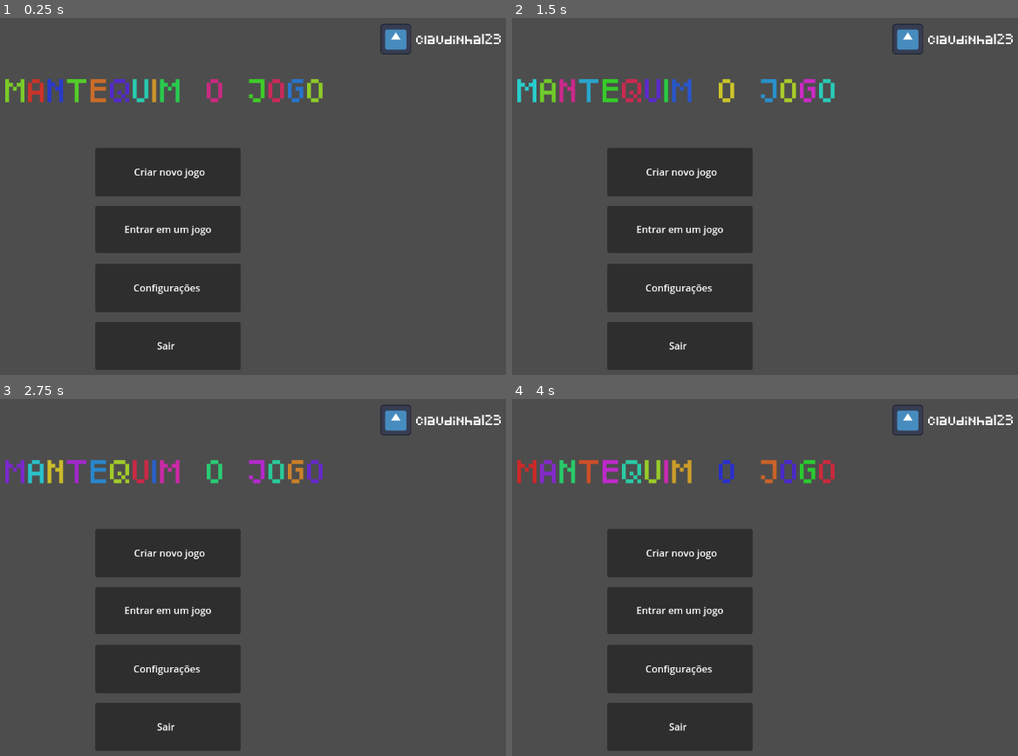
Above: before the commit, frames 1-4 (two rows, left to right).
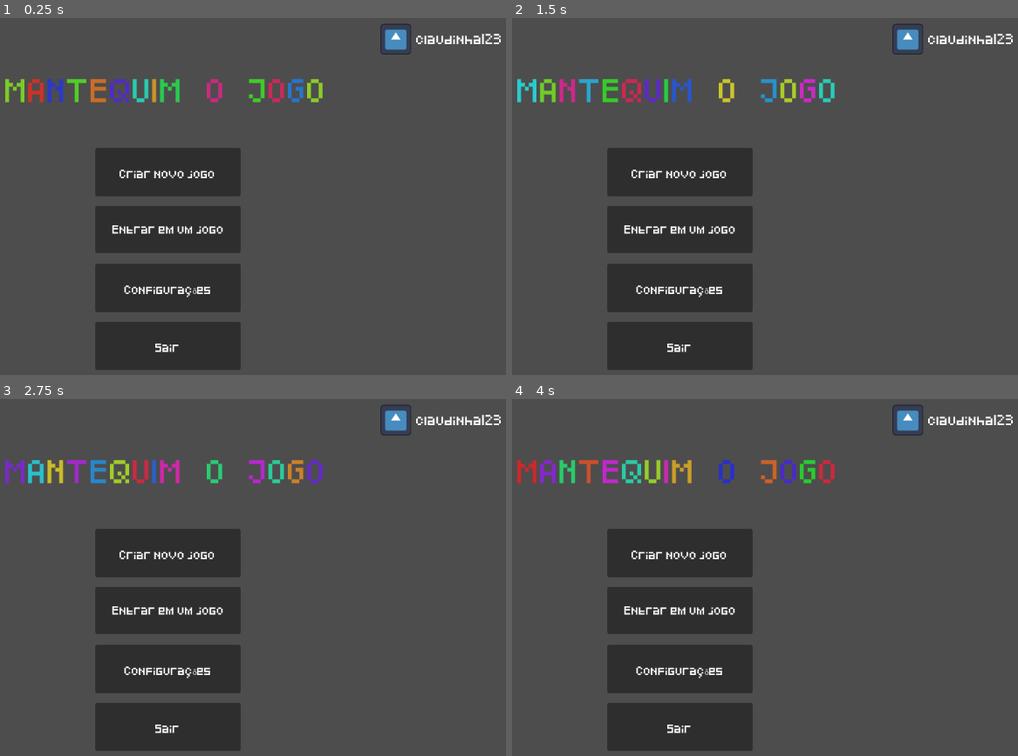
Above: after the commit, the same moments.

Repository: morgixin/mantequim
Game: Godot game, scene res://Menu.tscn
The game is run twice, just before and just after one commit, with the same random seed, the same clock (stepped at 60 frames per second) and the same inputs. The project has no main scene, so this scene is started directly. The engine's default icon, where the game draws it, is replaced by a stand-in: a white triangle on a blue panel in a dark square.
Inputs:
- Up to frame 1 (0.25 s): no input
- Up to frame 2 (1.5 s): click "Criar novo jogo" at 0.5 s; click "Criar novo jogo" at 1.25 s
- Up to frame 3 (2.75 s): click "Entrar em um jogo" at 2 s
- Up to frame 4 (4 s): click "Entrar em um jogo" at 2.75 s; click "Criar novo jogo" at 3.5 s

The runs differ from the first frame. In frame 1, 1.0% of the frame differs, in the area x 22-45%, y 42-94%; in frame 2, 1.0%; in frame 3, 1.0%; in frame 4, 1.0%.

Commit message:
change btn font to pixeled

Diff:
--- a/Menu.tscn
+++ b/Menu.tscn
@@ -78,11 +78,20 @@
 offset_bottom = 320.0
 
 [node name="RichTextLabel" type="RichTextLabel" parent="BtnOptions/NewGameBtn"]
-layout_mode = 0
-offset_left = 64.0
-offset_top = 28.0
-offset_right = 184.0
-offset_bottom = 53.0
+layout_mode = 1
+anchors_preset = 8
+anchor_left = 0.5
+anchor_top = 0.5
+anchor_right = 0.5
+anchor_bottom = 0.5
+offset_left = -80.5
+offset_top = -17.5
+offset_right = 80.5
+offset_bottom = 17.5
+grow_horizontal = 2
+grow_vertical = 2
+theme_override_fonts/normal_font = ExtResource("1_llpjc")
+theme_override_font_sizes/normal_font_size = 12
 bbcode_enabled = true
 text = "Criar novo jogo"
 fit_content = true
@@ -95,11 +104,20 @@
 scale = Vector2(1, 0.973363)
 
 [node name="RichTextLabel" type="RichTextLabel" parent="BtnOptions/EnterGameBtn"]
-layout_mode = 0
-offset_left = 48.0
-offset_top = 27.7389
-offset_right = 192.0
-offset_bottom = 52.7389
+layout_mode = 1
+anchors_preset = 8
+anchor_left = 0.5
+anchor_top = 0.5
+anchor_right = 0.5
+anchor_bottom = 0.5
+offset_left = -92.5
+offset_top = -20.0
+offset_right = 92.5
+offset_bottom = 20.0
+grow_horizontal = 2
+grow_vertical = 2
+theme_override_fonts/normal_font = ExtResource("1_llpjc")
+theme_override_font_sizes/normal_font_size = 12
 bbcode_enabled = true
 text = "Entrar em um jogo"
 fit_content = true
@@ -111,11 +129,20 @@
 offset_bottom = 512.0
 
 [node name="RichTextLabel" type="RichTextLabel" parent="BtnOptions/ConfigBtn"]
-layout_mode = 0
-offset_left = 63.0
-offset_top = 28.0
-offset_right = 174.0
-offset_bottom = 53.0
+layout_mode = 1
+anchors_preset = 8
+anchor_left = 0.5
+anchor_top = 0.5
+anchor_right = 0.5
+anchor_bottom = 0.5
+offset_left = -72.5
+offset_top = -17.5
+offset_right = 72.5
+offset_bottom = 17.5
+grow_horizontal = 2
+grow_vertical = 2
+theme_override_fonts/normal_font = ExtResource("1_llpjc")
+theme_override_font_sizes/normal_font_size = 12
 bbcode_enabled = true
 text = "Configurações"
 fit_content = true
@@ -127,11 +154,20 @@
 offset_bottom = 608.0
 
 [node name="RichTextLabel" type="RichTextLabel" parent="BtnOptions/ExitBtn"]
-layout_mode = 0
-offset_left = 102.0
-offset_top = 28.0
-offset_right = 132.0
-offset_bottom = 53.0
+layout_mode = 1
+anchors_preset = 8
+anchor_left = 0.5
+anchor_top = 0.5
+anchor_right = 0.5
+anchor_bottom = 0.5
+offset_left = -21.0
+offset_top = -17.5
+offset_right = 21.0
+offset_bottom = 17.5
+grow_horizontal = 2
+grow_vertical = 2
+theme_override_fonts/normal_font = ExtResource("1_llpjc")
+theme_override_font_sizes/normal_font_size = 12
 bbcode_enabled = true
 text = "Sair"
 fit_content = true
